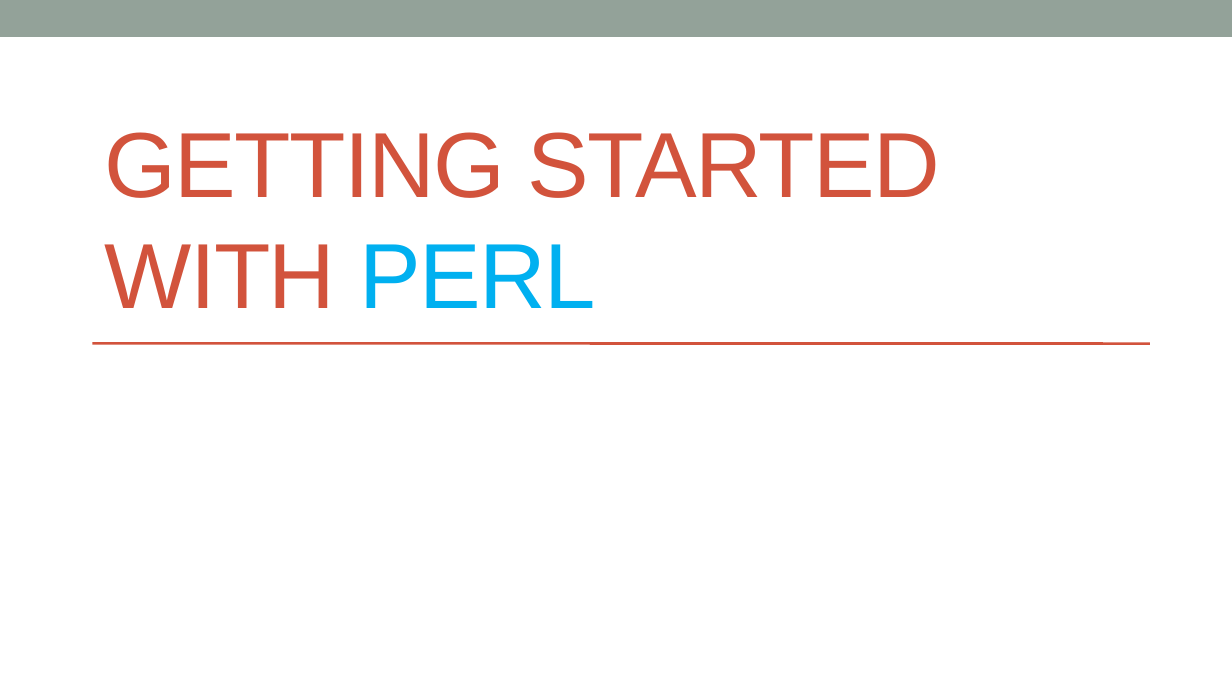
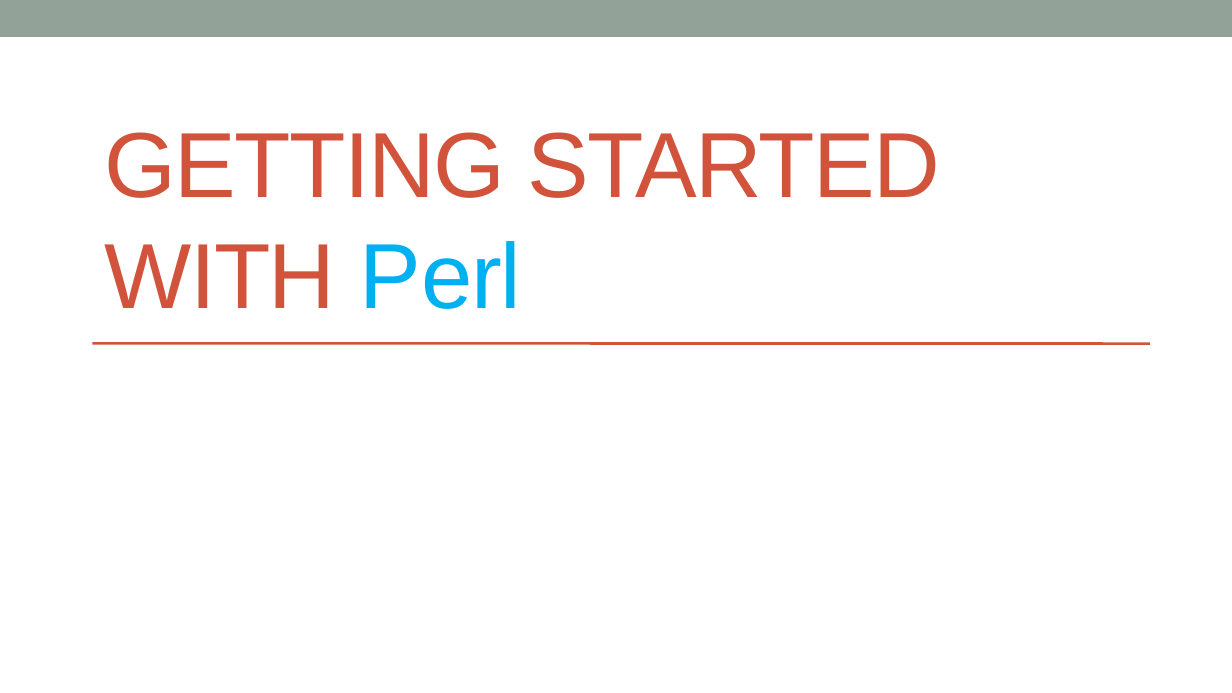
Before and after one commit to kanhu-pcr-code/bioinfo-PERL-course, a slide deck: slide 1 of PPTs/Getting_stared_with_perl.pptx. Drawn at 1232x693 pixels with LibreOffice and Linux fonts; fonts in the diff are those of the drawing. Boxes give left, top, right and bottom in pixels: in the first picture for what was removed or moved away, otherwise in the second. Text is boxed around its words. In the diff, an @@ line names an element or a change of style, - is before the commit and + after.

```diff
--- a/PPTs/Getting_stared_with_perl.pptx
+++ b/PPTs/Getting_stared_with_perl.pptx
@@ title at [105, 132, 940, 309]: text changed @@
-GETTING STARTED WITH PERL
+GETTING STARTED WITH Perl
```
Also in this commit, not shown: 2 other slides changed, 4 other files.
